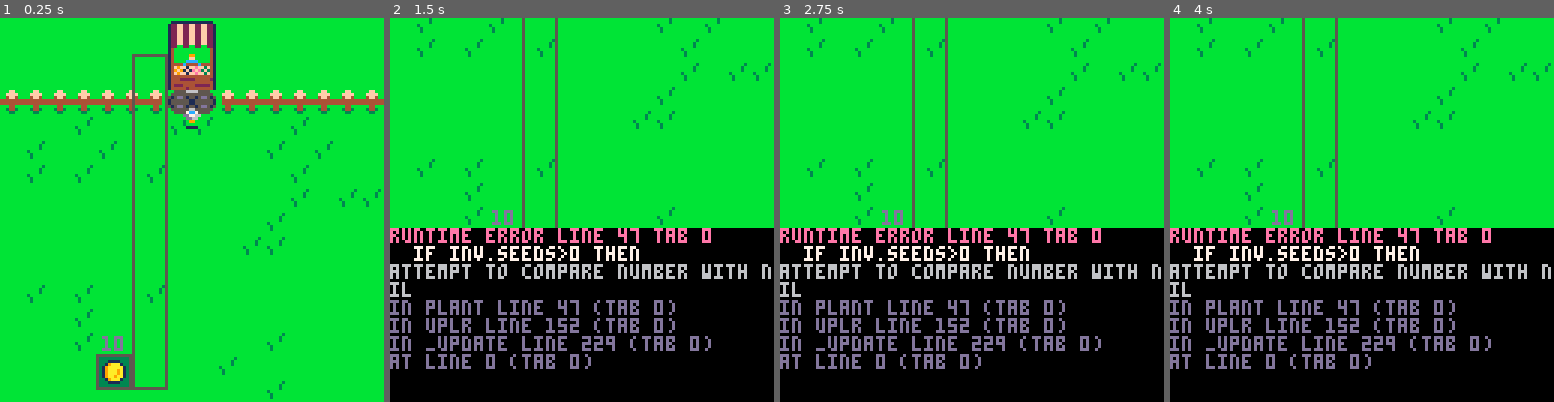
Above: before the commit, frames 1-4 (left to right).
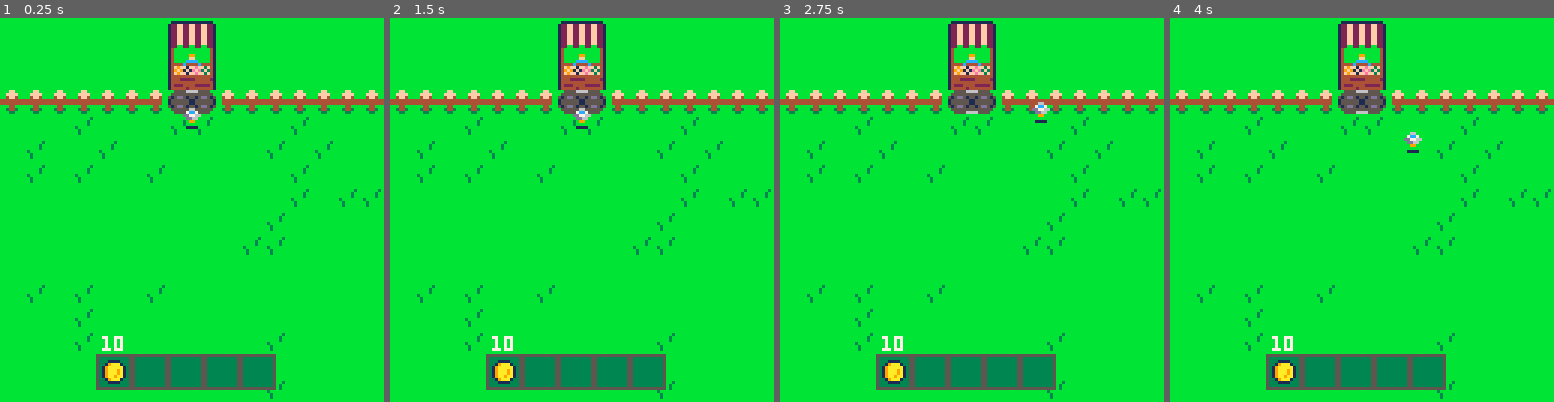
Above: after the commit, the same moments.

Repository: ritasker/SunDropHill
Game: PICO-8 cartridge sundrop_hill.p8
The game is run twice, just before and just after one commit, with the same random seed, the same clock (stepped at 60 frames per second) and the same inputs.
Inputs:
- Up to frame 1 (0.25 s): no input
- Up to frame 2 (1.5 s): tap X (X key) at 0.33, 1.07 s; tap O (Z key) at 0.7 s
- Up to frame 3 (2.75 s): hold Right 1.6-2.1 s; tap O (Z key) at 1.7, 2.1, 2.5 s; tap X (X key) at 1.85 s; hold Up 2.15-2.42 s; hold Right from 2.47 s (still down)
- Up to frame 4 (4 s): tap O (Z key) at 2.9, 3.3, 3.7 s; tap X (X key) at 2.97 s; release Right at 3.03 s; hold Left 3.08-3.58 s; hold Down 3.63-3.97 s

The runs differ from the first frame. In frame 1, 4.7% of the frame differs, in the area x 26-72%, y 9-97%; in frame 2, 53%; in frame 3, 53%; in frame 4, 53%, in the area x 0-100%, y 0-100%.
Error before the commit: runtime error line 47 tab 0; if inv.seeds>0 then; attempt to compare number with nil

Commit message:
finish hotbar, add inventry, fix broken code

Diff:
--- a/entities/inventory.lua
+++ b/entities/inventory.lua
@@ -6,6 +6,7 @@
     qty=10,
     sp=18
   })
+
 
 end
 
@@ -17,18 +18,31 @@
 end
 
 function rnd_hotbar()
-    rectfill(32,112,43,123,19)
+    rectfill(32,112,91,123,19)
+
     rect(32,112,43,123,5)
-    rect(44,12,55,123,5)
+    rect(44,112,55,123,5)
+    rect(56,112,67,123,5)
+    rect(68,112,79,123,5)
+    rect(80,112,91,123,5)
 
-    spr(18,34,114)
-    print(10,34,106,13)
+    for i=1,#inv do
+      spr(inv[i].sp,23+(8*i)+(4*i-1),114)
+      if inv[i].qty > 1 then
+        print(inv[i].qty,23+(8*i)+(4*i-1),106,7)
+      end
+    end
+
    -- rect(33,113,42,122,10)
 
 
-    -- for i=1,#inv do
-    --   if inv[i].ihb then
-    --     spr(inv[i].sp,23+(i*8),116)
-    --   end
-    -- end
+
 end
+
+function get_inv_item_by_name(t, name)
+  for i = 1, #t do
+    if t[i].name == name then
+      return t[i]
+    end
+  end
+end
--- a/entities/map.lua
+++ b/entities/map.lua
@@ -44,17 +44,24 @@
 end
 
 function plant(ptx, pty)
-  if inv.seeds>0 then
-    plr.ply_ani=true
-    add(crops,{
-      x=ptx,
-      y=pty,
-      wtd=false,
-      sp=2,
-      tig=0,
-      si=300+rnd(300)
-    })
-    inv.seeds-=1
+  local seeds = get_inv_item_by_name(inv, "Seeds")
+  if seeds != nil then
+    if seeds.qty>0 then
+      plr.ply_ani=true
+      add(crops,{
+        x=ptx,
+        y=pty,
+        wtd=false,
+        sp=2,
+        tig=0,
+        si=300+rnd(300)
+      })
+      seeds.qty-=1
+
+      if seeds.qty == 0 then
+        del(inv, seeds)
+      end
+    end
   end
 end
 
@@ -73,8 +80,16 @@
     for c in all(crops) do
       if c.x==ptx and c.y==pty then
         c.sp=0
-        inv.carrots+=1
-        inv.seeds+=2
+        local carrots = get_inv_item_by_name(inv, "Carrots")
+        if carrots == nil then
+          add(inv, {
+            name="Carrots",
+            qty=1,
+            sp=17
+          })
+        else
+          carrots.qty+=1
+        end
       end
     end
   end
--- a/entities/player.lua
+++ b/entities/player.lua
@@ -44,9 +44,26 @@
     if fget(mget(ptx, pty), 2) then
       harvest(ptx, pty)
     elseif fget(mget(ptx, pty), 3) then
-      if inv.gold>0 then
-        inv.gold-=1
-        inv.seeds+=1
+      gold=get_inv_item_by_name(inv, "Gold")
+      if gold != nil then
+        if gold.qty>0 then
+          gold.qty-=1
+
+          if gold.qty == 0 then
+            del(inv,gold)
+          end
+
+          seeds=get_inv_item_by_name(inv, "Seeds")
+          if seeds==nil then
+            add(inv, {
+              name="Seeds",
+              qty=1,
+              sp=16
+            })
+          else
+            seeds.qty+=1
+          end
+        end
       end
     elseif mget(ptx, pty)==2 then
       water(ptx,pty)
--- a/sundrop_hill.p8
+++ b/sundrop_hill.p8
@@ -34,14 +34,14 @@
 0070070000300000444429444ddd29d444422444429999240000000000000000000000000000000055d5555d000440000009900000dd6600122ff22ff22ff221
 000000000030000042944444449ddd444444444444222244000000000000000000000000000000005d515655003443000000000000099000122ff22ff22ff221
 0000000000000000044444200444442004244440044444400000000000000000000000000000000055555555000330000011110001111110122ff22ff22ff221
-00000000000000000011110000000000000000000000000000000000000000000000000000000000555d5555000ff0000000000000000000122ff22ff22ff221
-09a0000000101000019aaa10000000000000000000000000000000000000000000000000000000005155555600ffff0000000000000000001220022002200221
-09a009a001b1b00019aaaaa10000000000000000000000000000000000000000000000000000000055555d55004ff40000000000000000001400000000000041
-099009a0001bb10019aaa9a100000000000000000000000000000000000000000000000000000000555515554444440000000000000000001400000000000041
-0000099001bb991019aaa9a100000000000000000000000000000000000000000000000000000000500555554444440000000000000000001400000990000041
-09aa00000000199019aa9aa100000000000000000000000000000000000000000000000000000000000050500004400000000000000000001400000ff0000041
-0999000000000190019aaa100000000000000000000000000000000000000000000000000000000000000000003443000000000000000000140000cccc000041
-000000000000000000111100000000000000000000000000000000000000000000000000000000000000000000033000000000000000000014444c4444c44441
+0000000000b000000011110000000000000000000000000000000000000000000000000000000000555d5555000ff0000000000000000000122ff22ff22ff221
+09a000000bb99000019aaa10000000000000000000000000000000000000000000000000000000005155555600ffff0000000000000000001220022002200221
+09a009a0bb94990019aaaaa10000000000000000000000000000000000000000000000000000000055555d55004ff40000000000000000001400000000000041
+099009a01999490019aaa9a100000000000000000000000000000000000000000000000000000000555515554444440000000000000000001400000000000041
+000009900999949019aaa9a100000000000000000000000000000000000000000000000000000000500555554444440000000000000000001400000990000041
+09aa00000199999019aa9aa100000000000000000000000000000000000000000000000000000000000050500004400000000000000000001400000ff0000041
+0999000000019999019aaa100000000000000000000000000000000000000000000000000000000000000000003443000000000000000000140000cccc000041
+000000000000019900111100000000000000000000000000000000000000000000000000000000000000000000033000000000000000000014444c4444c44441
 0000000000000000000000000000000000000000000000000000000000000000000000000000000000000000000ff000000000000000000014f9ff1ffeff3f41
 000000000000000000000000000000000000000000000000000000000000000000000000000000000000000000ffff000000000000000000149f91f1efe3f341
 0000000000000000000000000000000000000000000000000000000000000000000000000000000000000000004ff400000000000000000014f9ff1ffeff3f41
